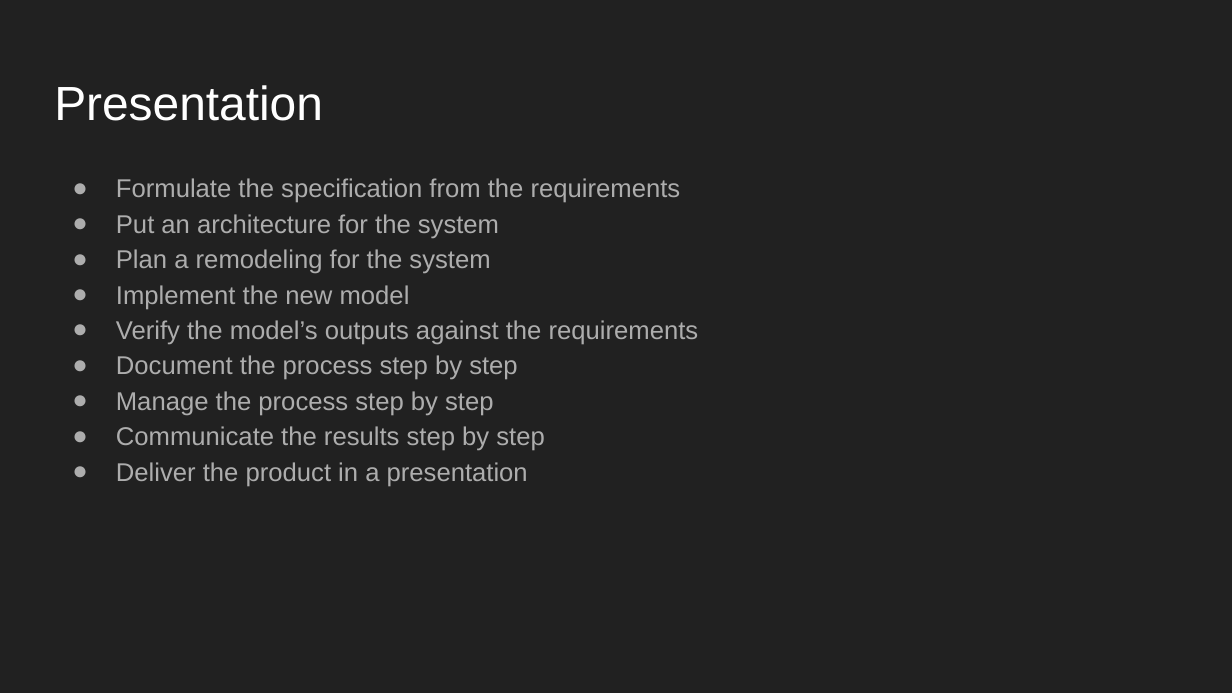
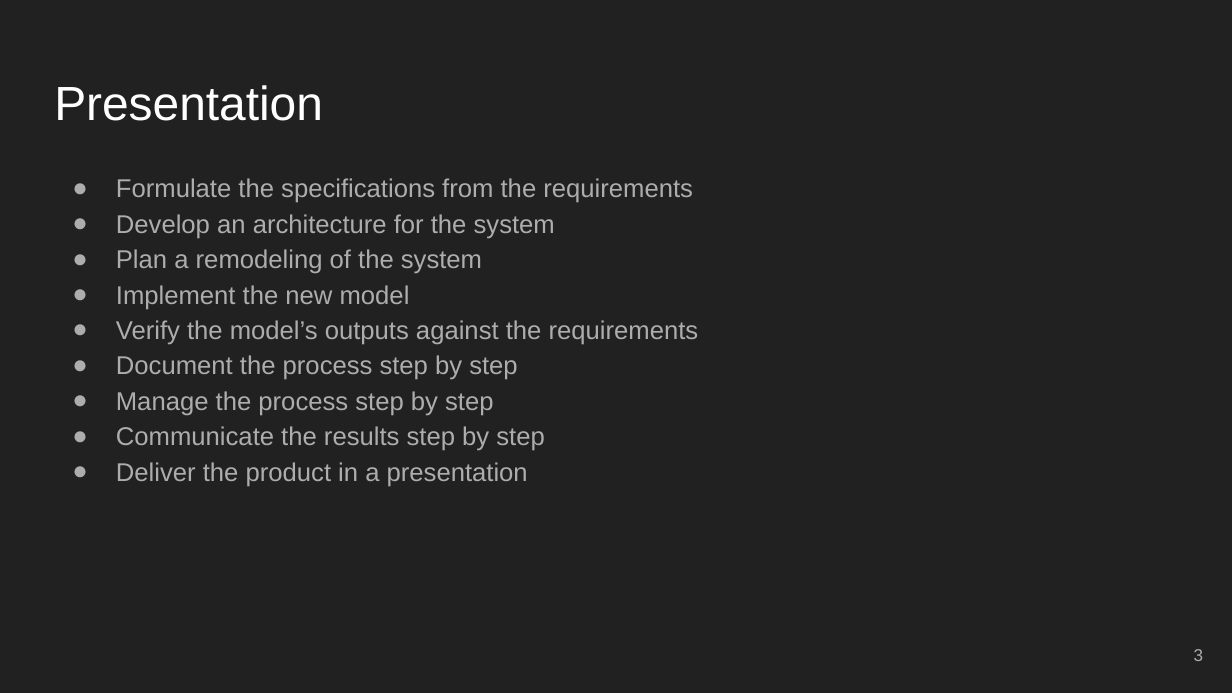
Before and after one commit to bwvidro/dsci644_team_d, a slide deck: slide 3 of Presentation/DSCI-644.pptx. Drawn at 1232x693 pixels with LibreOffice and Linux fonts; fonts in the diff are those of the drawing. Boxes give left, top, right and bottom in pixels: in the first picture for what was removed or moved away, otherwise in the second. Text is boxed around its words. In the diff, an @@ line names an element or a change of style, - is before the commit and + after.

```diff
--- a/Presentation/DSCI-644.pptx
+++ b/Presentation/DSCI-644.pptx
@@ text at (x1=116, y1=178, x2=693, y2=274): text changed @@
-● Formulate the specification from the requirements
-● Put an architecture for the system
-● Plan a remodeling for the system
+● Formulate the specifications from the requirements
+● Develop an architecture for the system
+● Plan a remodeling of the system
@@ page number added at (x1=1194, y1=649, x2=1204, y2=661), 10 pt, text #ADADAD @@
+3
```
Also in this commit, not shown: 29 other slides changed, 4 slides added, 1 slide removed.
